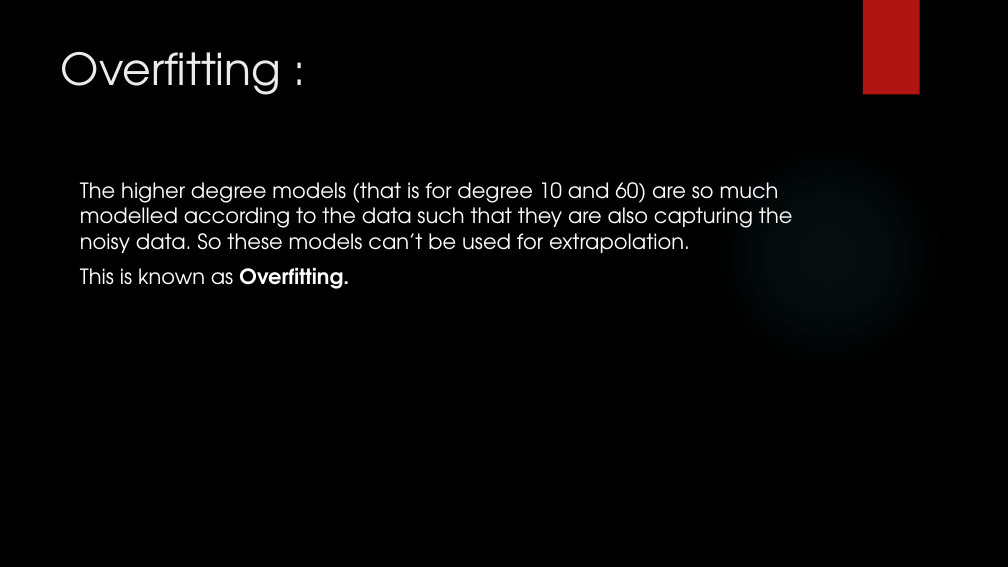
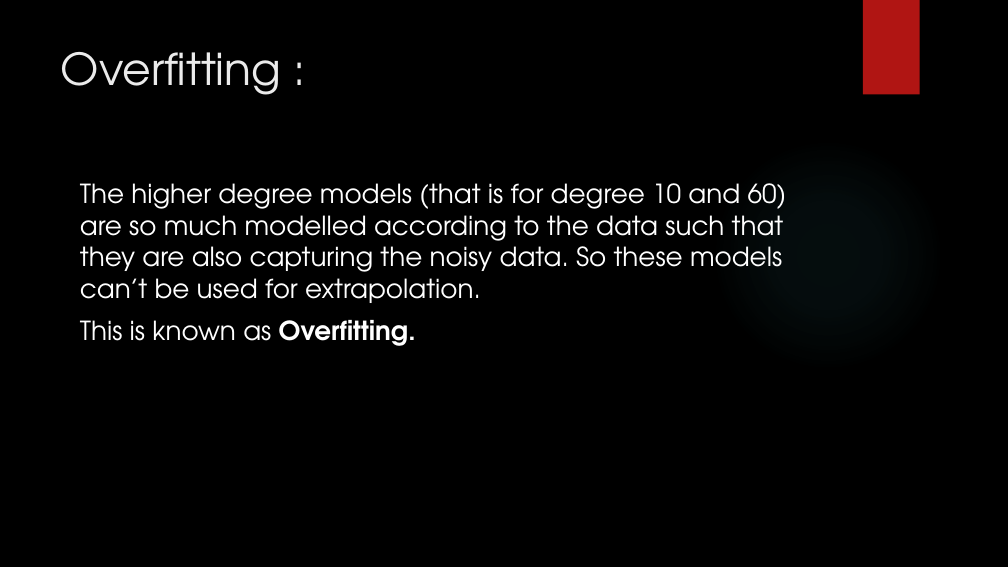
Before and after one commit to vikas-rathee/Web-Traffic-Analysis, a slide deck: slide 35 of Minor Project.pptx. Drawn at 1008x567 pixels with LibreOffice and Linux fonts; fonts in the diff are those of the drawing; background and template pictures are left out. Boxes give left, top, right and bottom in pixels: in the first picture for what was removed or moved away, otherwise in the second. Text is boxed around its words. In the diff, an @@ line names an element or a change of style, - is before the commit and + after.

```diff
--- a/Minor Project.pptx
+++ b/Minor Project.pptx
@@ text "The higher degree models (that ..." at (x1=80, y1=183, x2=787, y2=346): size 20 to 25 pt @@
```
Also in this commit, not shown: 9 other slides changed.
